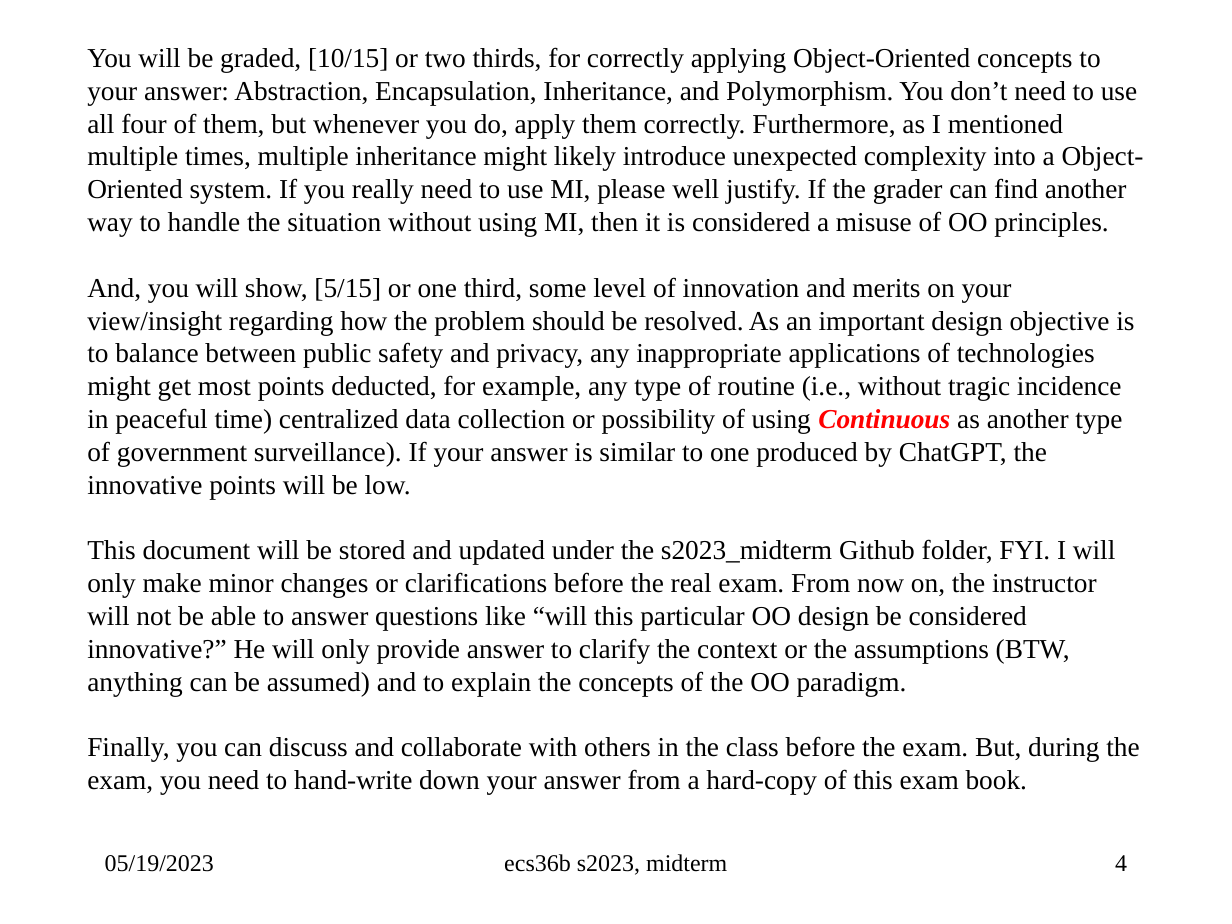
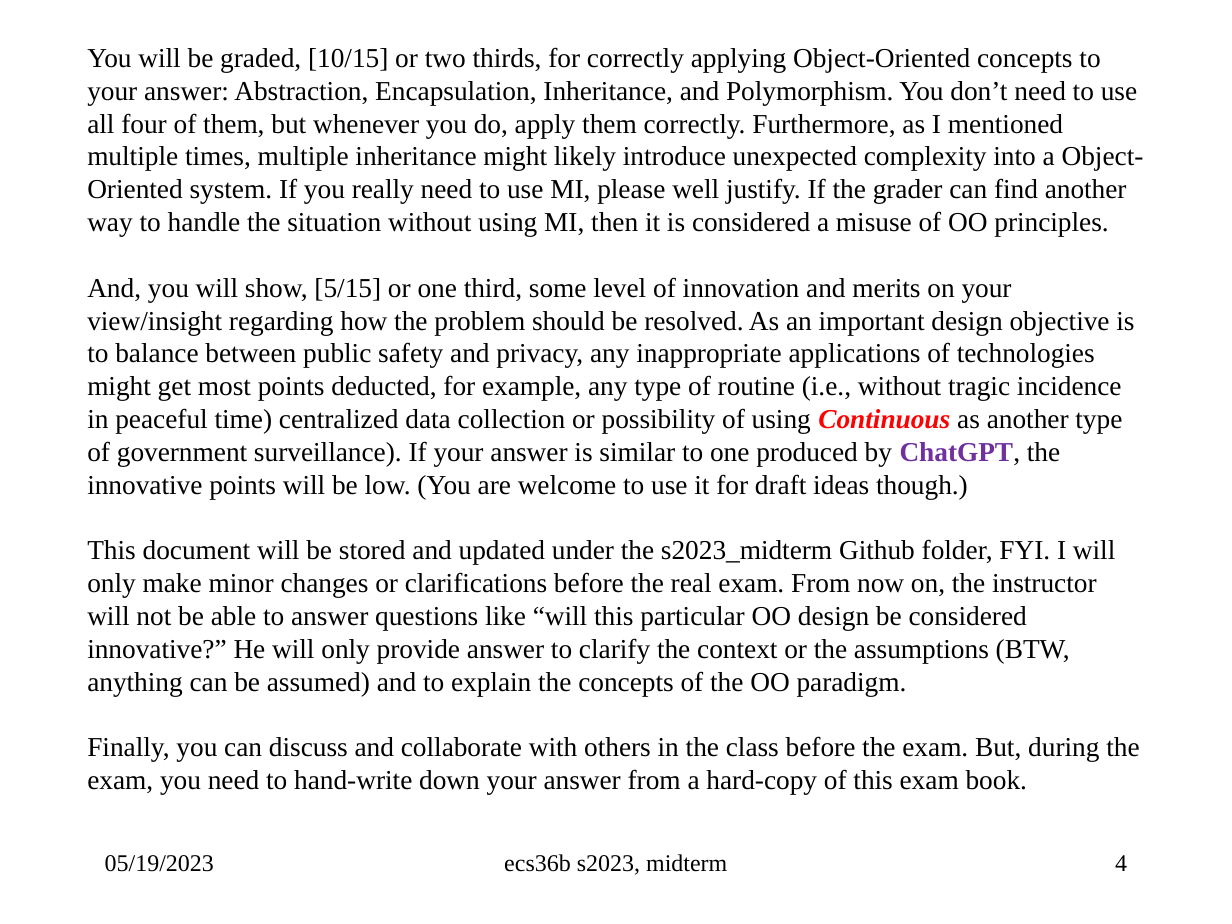
Before and after one commit to sfelixwu/s2023_midterm, a slide deck: slide 4 of ecs36b_s2023_midterm.pptx. Drawn at 1232x924 pixels with LibreOffice and Linux fonts; fonts in the diff are those of the drawing. Boxes give left, top, right and bottom in pixels: in the first picture for what was removed or moved away, otherwise in the second. Text is boxed around its words. In the diff, an @@ line names an element or a change of style, - is before the commit and + after.

```diff
--- a/ecs36b_s2023_midterm.pptx
+++ b/ecs36b_s2023_midterm.pptx
@@ text at (87,277,1134,499): text changed @@
-And, you will show, [5/15] or one third, some level of innovation and merits on your view/insight regarding how the problem should be resolved. As an important design objective is to balance between public safety and privacy, any inappropriate applications of technologies might get most points deducted, for example, any type of routine (i.e., without tragic incidence in peaceful time) centralized data collection or possibility of using Continuous as another type of government surveillance). If your answer is similar to one produced by ChatGPT, the innovative points will be low.
+And, you will show, [5/15] or one third, some level of innovation and merits on your view/insight regarding how the problem should be resolved. As an important design objective is to balance between public safety and privacy, any inappropriate applications of technologies might get most points deducted, for example, any type of routine (i.e., without tragic incidence in peaceful time) centralized data collection or possibility of using Continuous as another type of government surveillance). If your answer is similar to one produced by ChatGPT, the innovative points will be low. (You are welcome to use it for draft ideas though.)
```
Also in this commit, not shown: 1 other slide changed.
